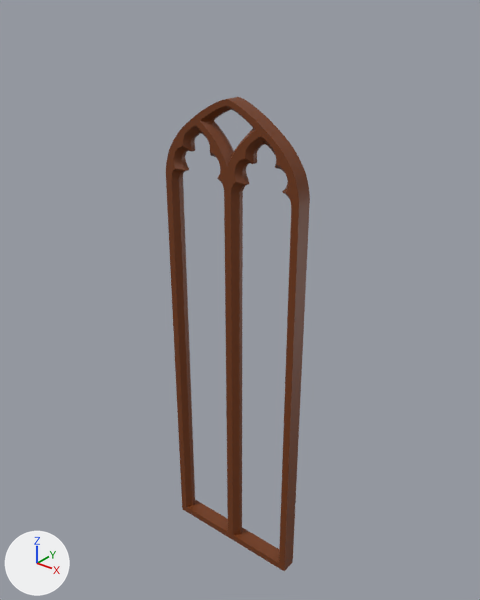
The FBX model UE/Geometry/Blockout/Window_Blockout_01.fbx: old version first, new version second.
Both versions are drawn from a camera (50 mm lens) standing at (3.35, -4.03, 6.34) and looking at (-0.02, 0.19, 3.73). Lighting does not change. The marker at lower left points along +X, +Y and +Z.

Script lines for the objects in view, before the commit:
```python
me_plane_001 = bpy.data.meshes.new('Plane.001')
me_plane_001.from_pydata(...)  # 847 vertices, 844 faces; spans x -0.69..0.69, y 0.0..0.15, z 1.01..5.51
me_plane_001.materials.append(mat_wood)  # brown #743912
ob_window_blockout_01 = bpy.data.objects.new('Window_Blockout_01', me_plane_001)
ob_window_blockout_01.location = (0.0, 0.0, 0.0)
```
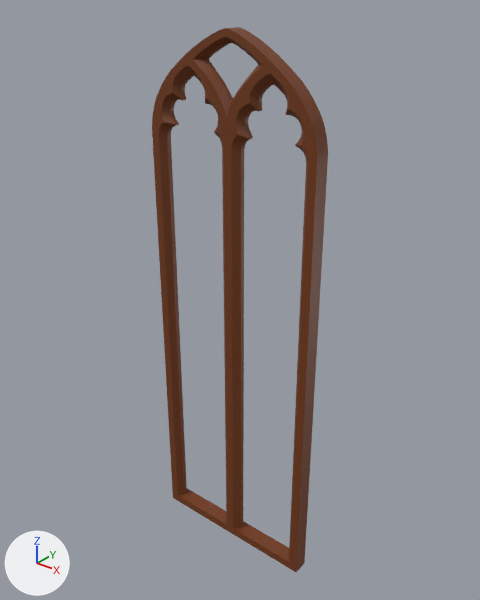
Changed parts and their boxes (x1, y1, x2, y2) in the pictures (480 x 600 px; the box of a moved part takes in the faces that stretch with it):
'Window_Blockout_01', reshaped, rescaled (22% wider, 15% taller)
    before: (166, 97, 310, 571)
    after: (152, 27, 328, 572)
part 1 of me_plane_001, moved or reshaped
    before: (166, 97, 310, 226)
    after: (152, 27, 328, 187)
part 2 of me_plane_001, moved or reshaped
    before: (167, 191, 309, 571)
    after: (153, 152, 326, 572)

What changed in the scene script:
```text
Change me_plane_001:
    where me_plane_001.from_pydata(...)  # 847 vertices, 844 faces; spans x -0.69..0.69, y 0.0..0.15, z 1.01..5.51
    used by ob_window_blockout_01; location = (0.0, 0.0, 0.0)
    me_plane_001 part 1: all 803 vertices in x -0.69..0.69, y 0.0..0.15, z 4.64..5.51 are moved by (0.0, 0.0, -0.5)
    me_plane_001 part 2: all 44 vertices in x -0.69..0.69, y 0.0..0.15, z 1.01..1.08 are moved by (0.0, 0.0, -0.1)
Change ob_window_blockout_01:
    ob_window_blockout_01.scale: (1.0, 1.0, 1.0) -> (1.2, 1.0, 1.2)
```
